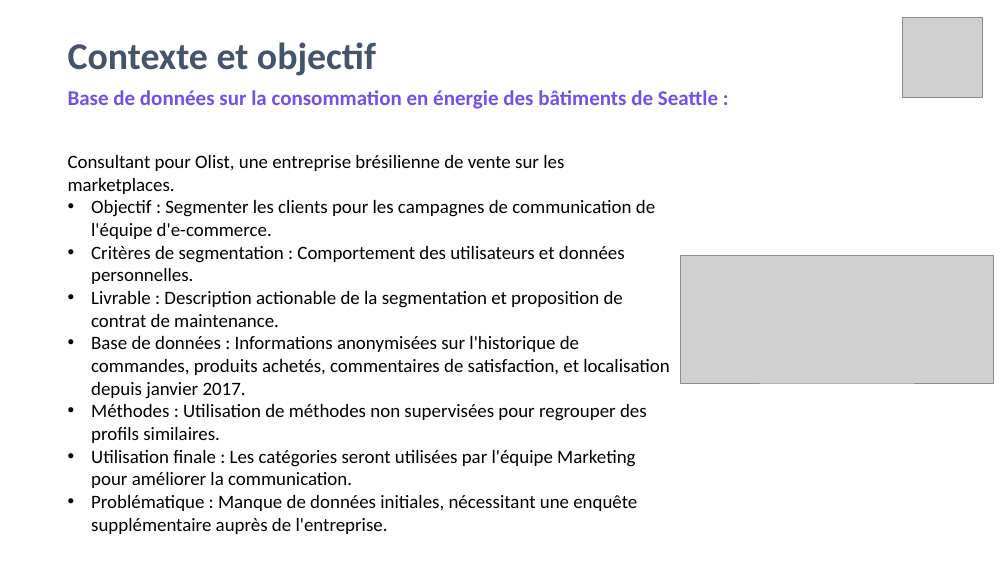
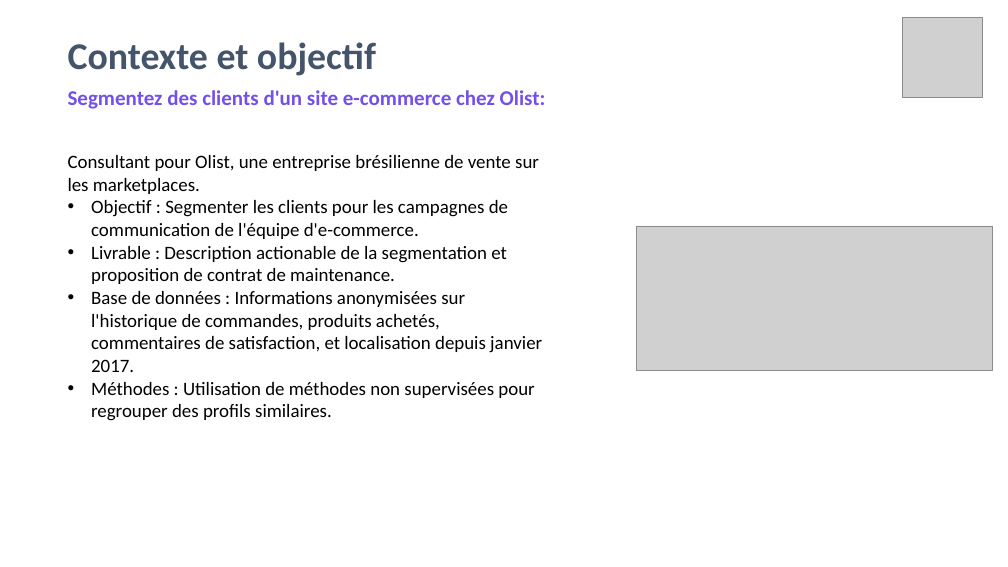
Before and after one commit to amaye15/OpenClassroom--Machine-Learning-Engineer, a slide deck: slide 4 of P4/P4.pptx. Drawn at 1008x567 pixels with LibreOffice and Linux fonts; fonts in the diff are those of the drawing; grey boxes stand for pictures. Boxes give left, top, right and bottom in pixels: in the first picture for what was removed or moved away, otherwise in the second. Text is boxed around its words. In the diff, an @@ line names an element or a change of style, - is before the commit and + after.

```diff
--- a/P4/P4.pptx
+++ b/P4/P4.pptx
@@ text at (68,90,546,109): text changed @@
-Base de données sur la consommation en énergie des bâtiments de Seattle :
+Segmentez des clients d'un site e-commerce chez Olist:
@@ picture: place and size @@
-picture at (681,256,994,383)
+picture at (636,226,992,371)
@@ text at (91,246,625,284): paragraph removed @@
-• Critères de segmentation : Comportement des utilisateurs et données personnelles.
@@ text at (91,450,637,534): paragraphs removed @@
-• Utilisation finale : Les catégories seront utilisées par l'équipe Marketing pour améliorer la communication.
-• Problématique : Manque de données initiales, nécessitant une enquête supplémentaire auprès de l'entreprise.
```
Also in this commit, not shown: 9 other slides changed, 15 slides added, 15 slides removed, 6 other files.
